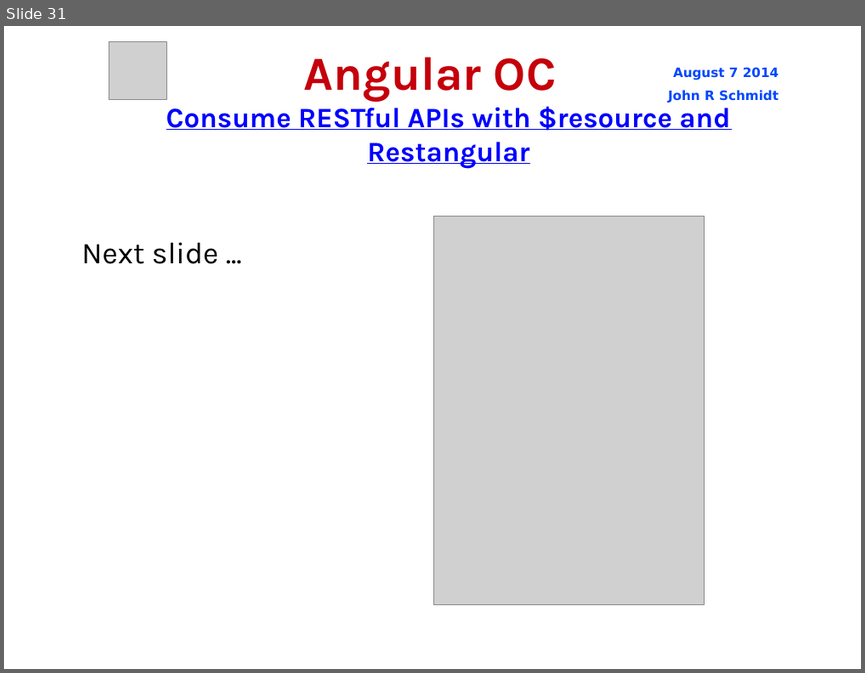
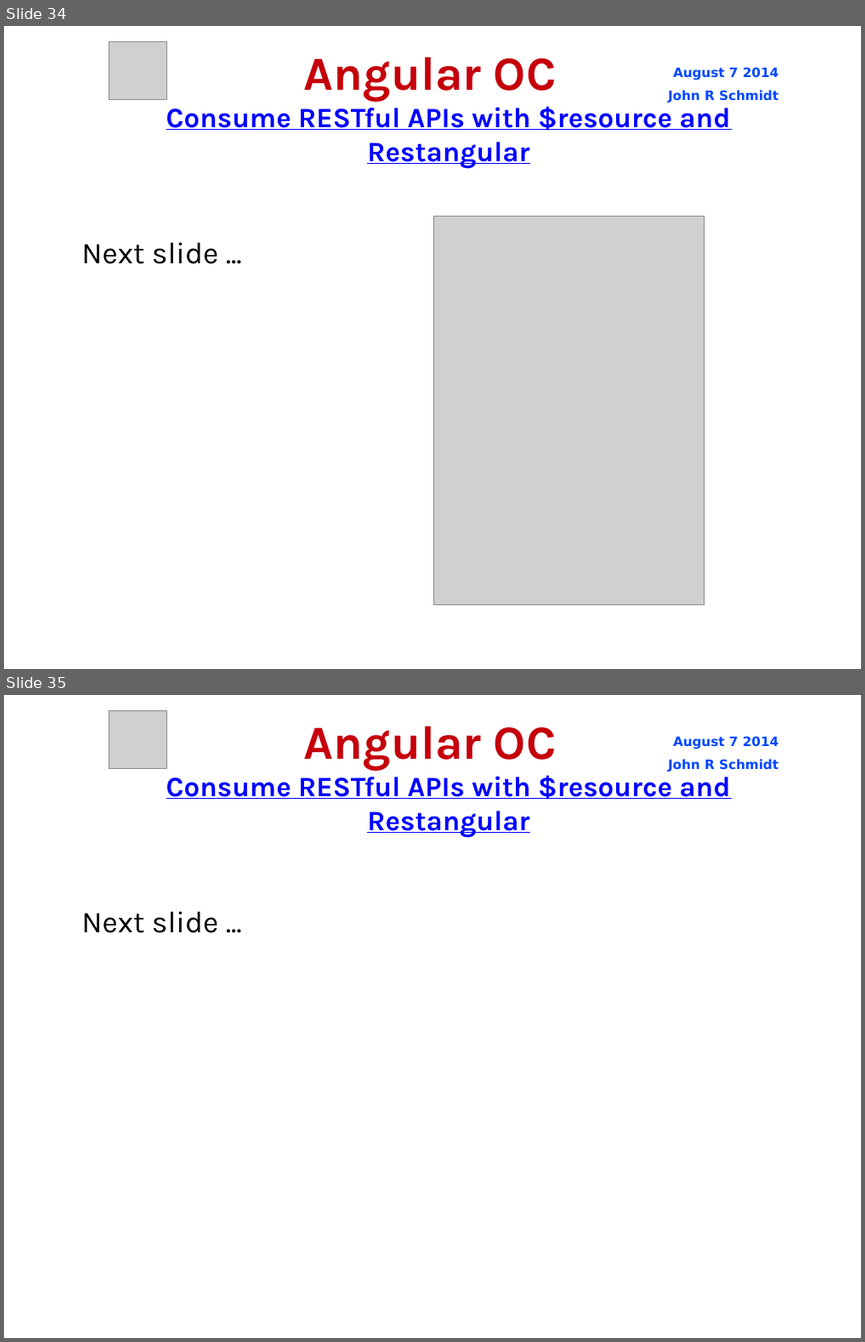
Before and after one commit to jrschmidt/fifa-angular-rest-demo, a slide deck: fifa.odp. Shown one above the other, each under a label of ours: slide 31 before the commit, slides 34 and 35 after it. The pictures are 865x673 and 865x1342 pixels, drawn with LibreOffice and Linux fonts; fonts in the diff are those of the drawing; grey boxes stand for pictures; background and template pictures are left out. Boxes give left, top, right and bottom in pixels: in the first picture for what was removed or moved away, otherwise in the second. Text is boxed around its words. In the diff, an @@ line names an element or a change of style, - is before the commit and + after.

Commit message:
add teams_resource object

```diff
--- a/fifa.odp
+++ b/fifa.odp
@@ slide 35 added at (x1=4, y1=695, x2=861, y2=1338), background picture (left out) @@
@@ picture added at (x1=109, y1=710, x2=167, y2=768) @@
@@ title added at (x1=304, y1=726, x2=556, y2=771), 44 pt, text #C5000B, bold @@
+Angular OC
@@ text added at (x1=668, y1=736, x2=778, y2=771), 12 pt, text #0047FF, bold @@
+August 7 2014
+John R Schmidt
@@ text added at (x1=166, y1=771, x2=730, y2=837), 26 pt, text #0000FF, bold, underline @@
+Consume RESTful APIs with $resource and Restangular
@@ subtitle added at (x1=81, y1=911, x2=218, y2=933), 28 pt, text #000000 @@
+Next slide ...
@@ what was slide 31 is now slide 34 @@
```
Also in this commit, not shown: 1 slide changed, 2 other slides added, 3 other files.
